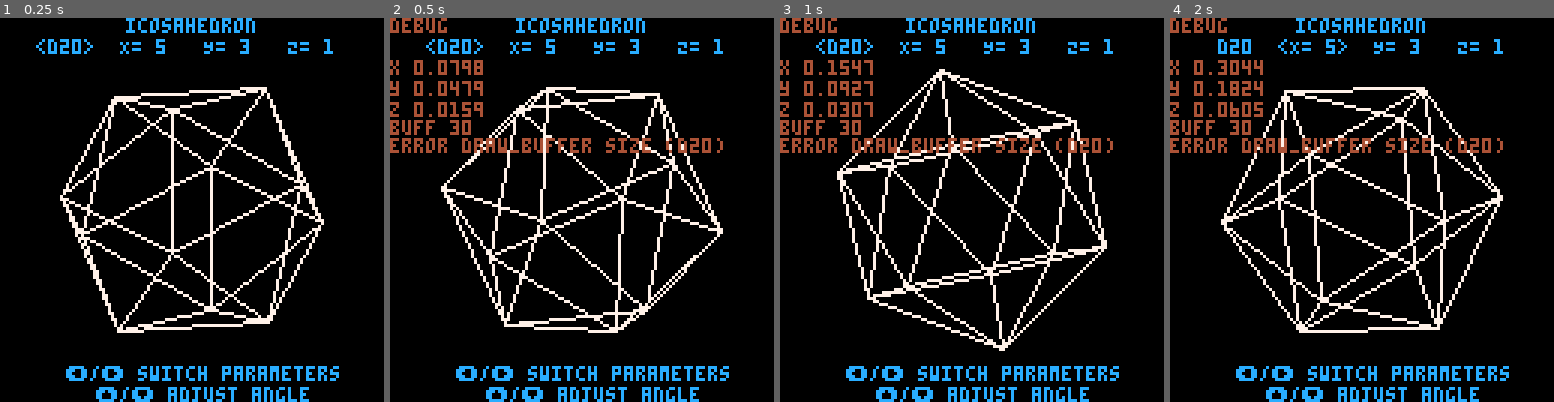
Above: before the commit, frames 1-4 (left to right).
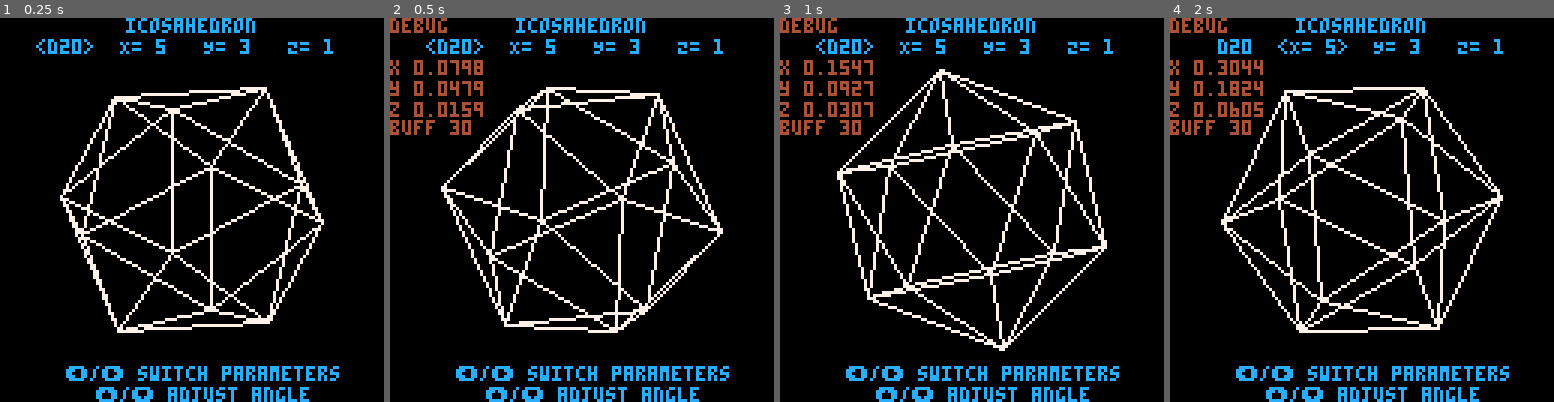
Above: after the commit, the same moments.

Repository: kakardo/Pico-8
Game: PICO-8 cartridge game carts/02 platonic solids viewer/platonic_solids_viewer.p8
The game is run twice, just before and just after one commit, with the same random seed, the same clock (stepped at 60 frames per second) and the same inputs.
Inputs:
- Up to frame 1 (0.25 s): no input
- Up to frame 2 (0.5 s): tap X (X key) at 0.33 s
- Up to frame 3 (1 s): no input
- Up to frame 4 (2 s): tap X (X key) at 1.07, 1.85 s; hold Right from 1.6 s (still down)

Frame 1 is identical in both runs. In frame 2, 1.5% of the frame differs, in the area x 0-87%, y 31-36%; in frame 3, 1.5%; in frame 4, 1.5%.

Commit message:
draw_buffer checker had the wrong edge count for D20

Diff:
--- a/game carts/02 platonic solids viewer/main.lua
+++ b/game carts/02 platonic solids viewer/main.lua
@@ -96,7 +96,7 @@
 		add(error_msg, "error draw_buffer size (d8)")
 	elseif shape == 4 and #draw_buffer != 30 then
 		add(error_msg, "error draw_buffer size (d12)")
-	elseif shape == 5 and #draw_buffer != 12 then
+	elseif shape == 5 and #draw_buffer != 30 then
 		add(error_msg, "error draw_buffer size (d20)")
 	end
 end
